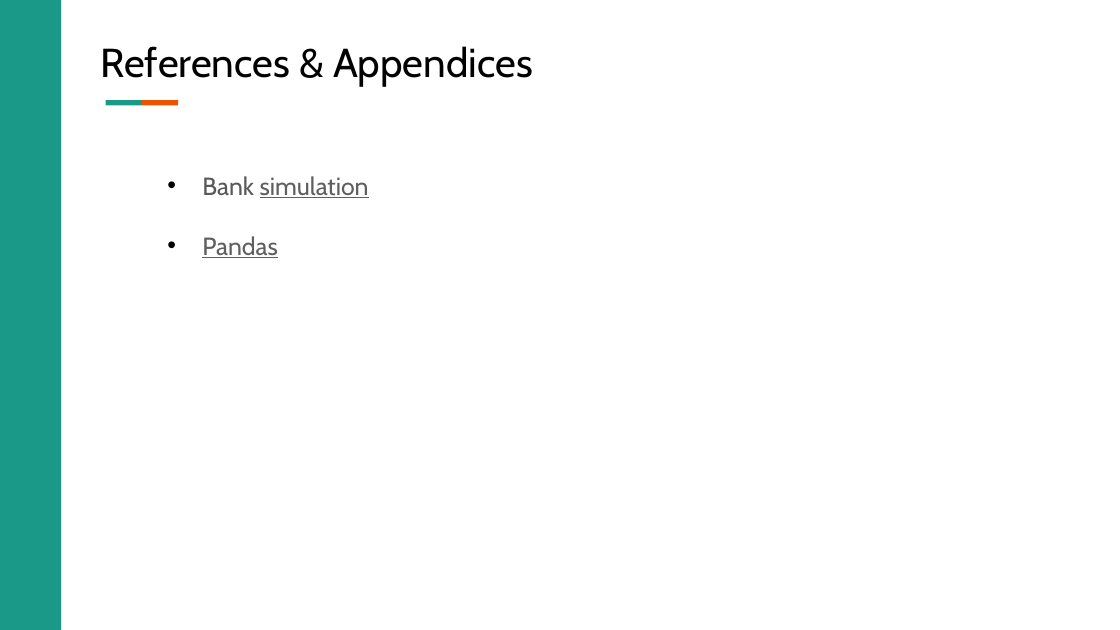
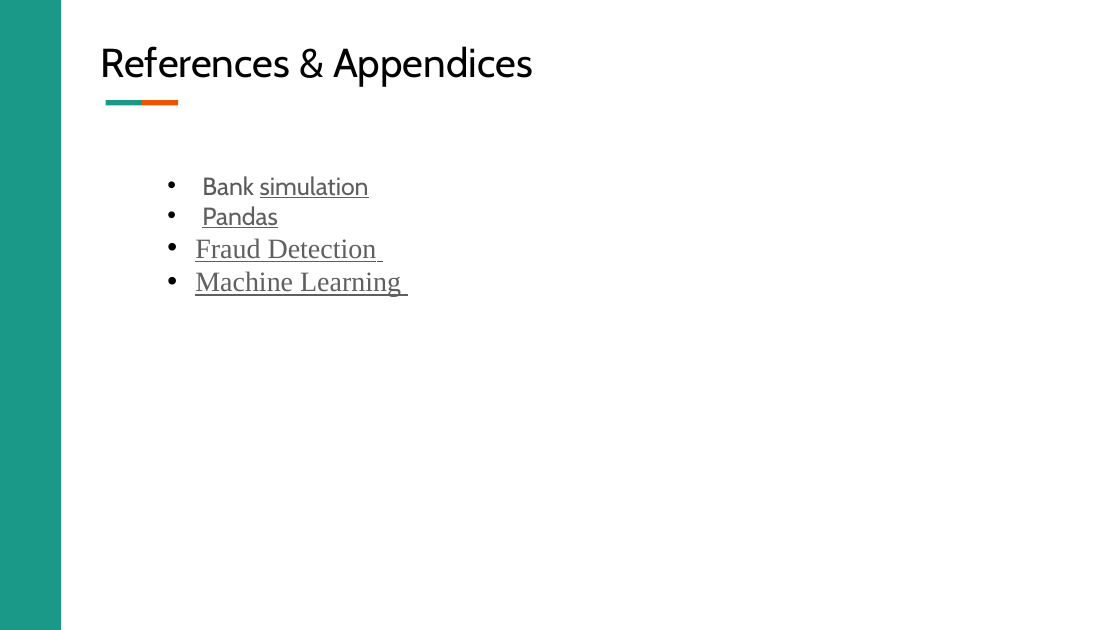
Before and after one commit to VIP509/Business-Intelligence-Project, a slide deck: slide 21 of BI Project Presentation .pptx. Drawn at 1120x630 pixels with LibreOffice and Linux fonts; fonts in the diff are those of the drawing; background and template pictures are left out. Boxes give left, top, right and bottom in pixels: in the first picture for what was removed or moved away, otherwise in the second. Text is boxed around its words. In the diff, an @@ line names an element or a change of style, - is before the commit and + after.

```diff
--- a/BI Project Presentation .pptx
+++ b/BI Project Presentation .pptx
@@ subtitle at [195,238,401,297]: paragraphs added @@
+• Fraud Detection
+• Machine Learning
```
Also in this commit, not shown: 1 other file.
